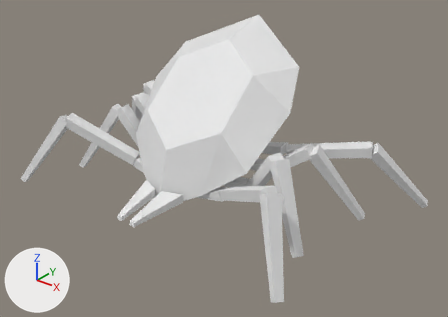
The glTF model glb_imports/Paramite.glb as it was, and as the next commit left it.
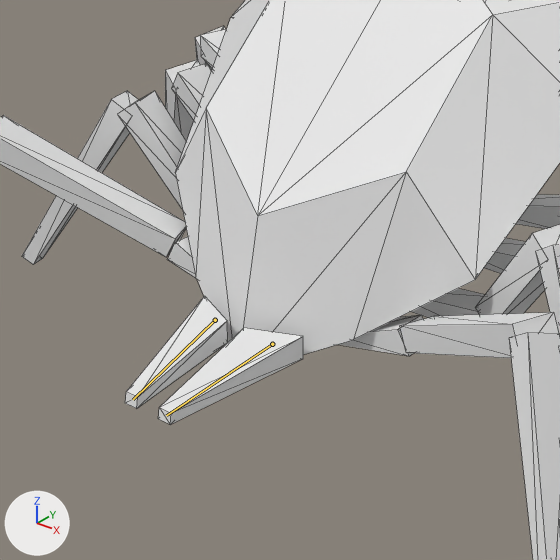
Each version is shown whole from a 50 mm lens placed at (5.49, -6.23, 3.09), pointed at (0.38, 0.15, -0.87), then close up on the part from 16% to 62% of the width and 22% to 87% of the height. Every picture has the same lights, and +X, +Y and +Z are marked at lower left. The older version's two pictures come first. Both versions are drawn at frame 0 of the action 'bite'; the numbers are the values there. The bones that change are drawn over the model as lines in the close-ups. The close-ups show mesh edges as thin lines.

Objects in the first close-up: 'Body', 'LeftMandible', 'LeftMiddleFrontShin', 'LeftMiddleFrontThigh', 'LeftVeryFrontShin', 'LeftVeryFrontThigh', 'RightMandible', 'RightMiddleBackShin', 'RightMiddleBackThigh', 'RightMiddleFrontShin', 'RightMiddleFrontThigh', 'RightVeryFrontThigh' and 2 more.
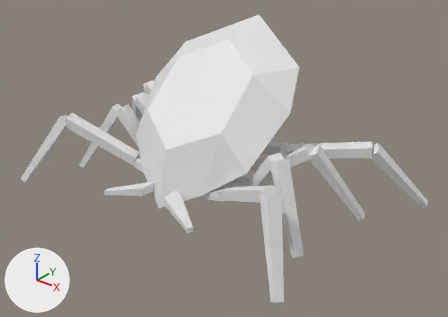
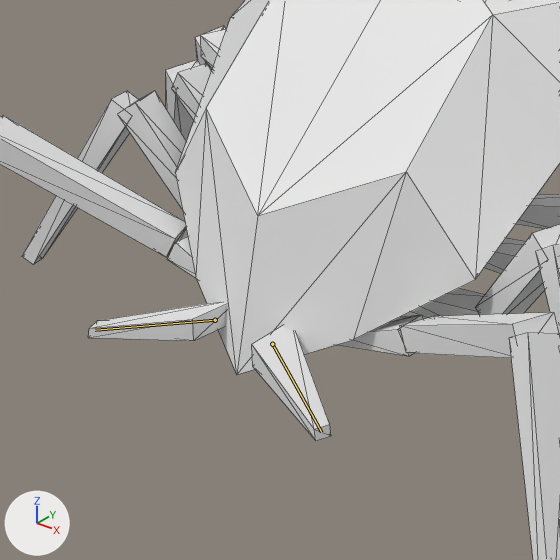
The change in detail:
Bone 'Bone.001.L' (bone_bone_001_l) turns from (0, 0, 0) to (-70, -10, 8) degrees about its own x, y and z.
Bone 'Bone.001.R' (bone_bone_001_r) turns from (0, 0, 0) to (-70, 10, -8) degrees about its own x, y and z.

What differs and where, as boxes (x1, y1, x2, y2) in the close-ups (560 x 560 px):
'LeftMandible', posed (45% narrower, 20% taller): before (158, 328, 303, 424); after (252, 326, 331, 441)
'RightMandible', posed: before (125, 296, 228, 409); after (88, 302, 227, 341)
bone 'Bone.001.L', root to tip: before (272, 344) to (166, 415); after (272, 344) to (321, 432)
bone 'Bone.001.R', root to tip: before (215, 320) to (133, 399); after (215, 320) to (95, 330)
